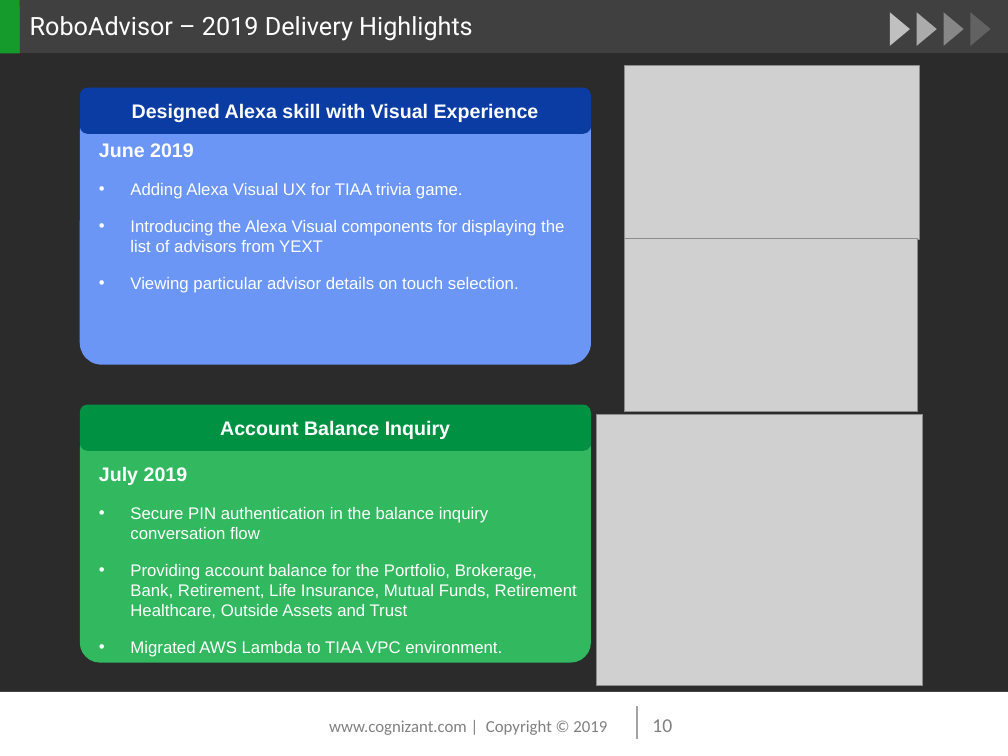
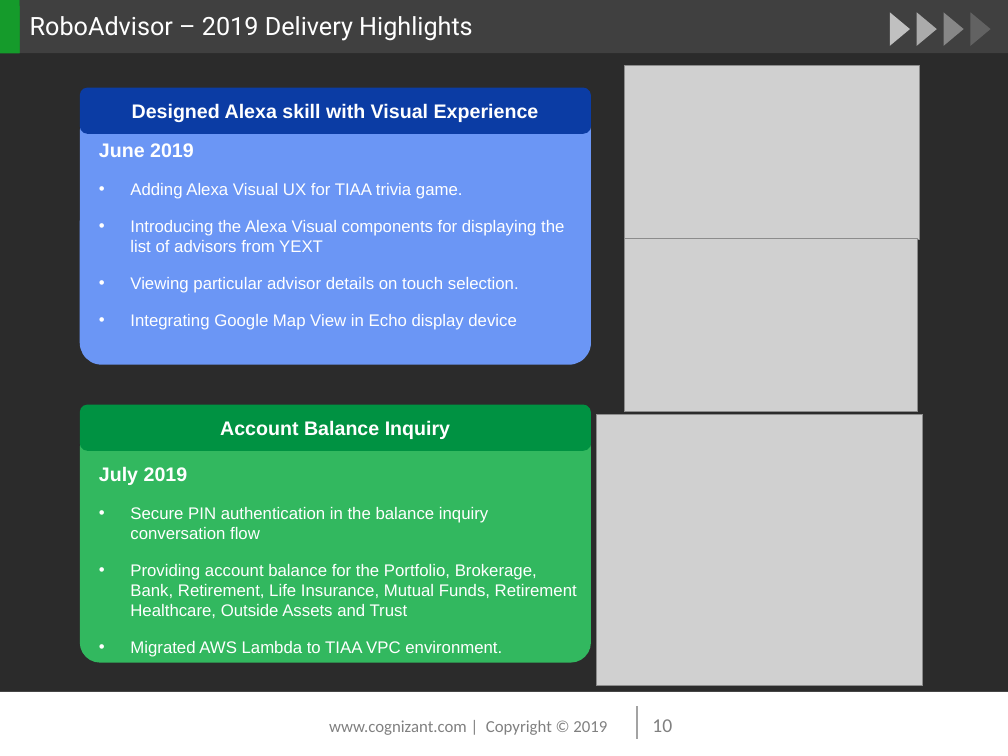
Before and after one commit to beulahmercy/myreact-quiz, a slide deck: slide 10 of TIAA Alexa Skill-PMR July 2019.pptx. Drawn at 1008x756 pixels with LibreOffice and Linux fonts; fonts in the diff are those of the drawing; grey boxes stand for pictures; background and template pictures are left out; a plain dark background stands for a picture behind light text. Boxes give left, top, right and bottom in pixels: in the first picture for what was removed or moved away, otherwise in the second. Text is boxed around its words. In the diff, an @@ line names an element or a change of style, - is before the commit and + after.

```diff
--- a/TIAA Alexa Skill-PMR July 2019.pptx
+++ b/TIAA Alexa Skill-PMR July 2019.pptx
@@ text at bbox=[130, 314, 516, 330]: paragraph added @@
+  • Integrating Google Map View in Echo display device
```
Also in this commit, not shown: 2 other slides changed, 5 slides added.
